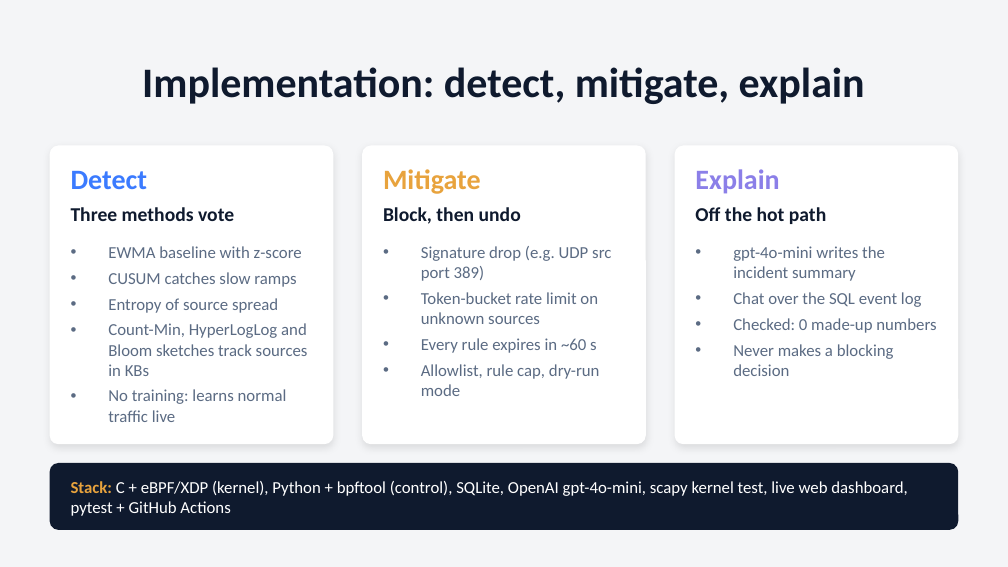
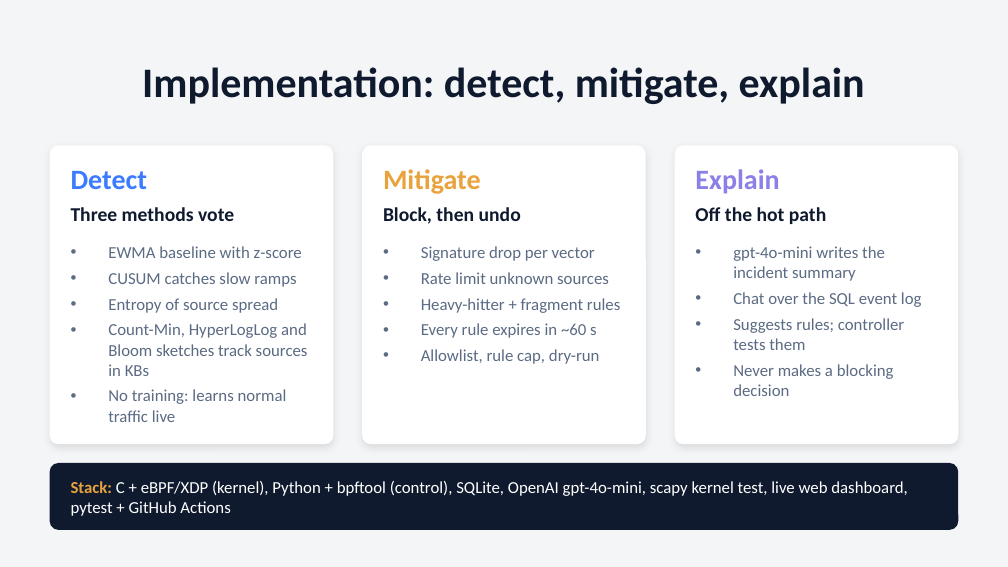
Before and after one commit to SushrithKbtech/shieldwall, a slide deck: slide 5 of docs/ShieldWall_presentation.pptx. Drawn at 1008x567 pixels with LibreOffice and Linux fonts; fonts in the diff are those of the drawing. Boxes give left, top, right and bottom in pixels: in the first picture for what was removed or moved away, otherwise in the second. Text is boxed around its words. In the diff, an @@ line names an element or a change of style, - is before the commit and + after.

```diff
--- a/docs/ShieldWall_presentation.pptx
+++ b/docs/ShieldWall_presentation.pptx
@@ text at (421,246,620,313): text changed @@
-• Signature drop (e.g. UDP src port 389)
-• Token-bucket rate limit on unknown sources
+• Signature drop per vector
+• Rate limit unknown sources
+• Heavy-hitter + fragment rules
@@ text at (733,318,904,350): text changed @@
-• Checked: 0 made-up numbers
+• Suggests rules; controller tests them
@@ text at (421,349,600,364): text changed @@
-• Allowlist, rule cap, dry-run mode
+• Allowlist, rule cap, dry-run
```
Also in this commit, not shown: 4 other slides changed, 43 other files.
